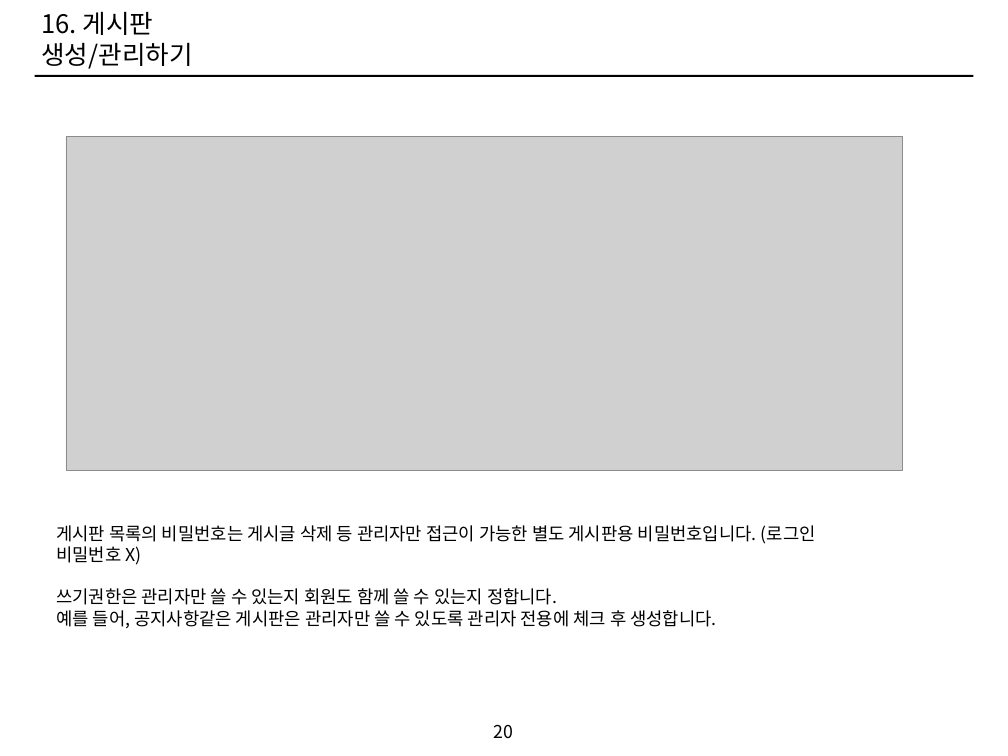
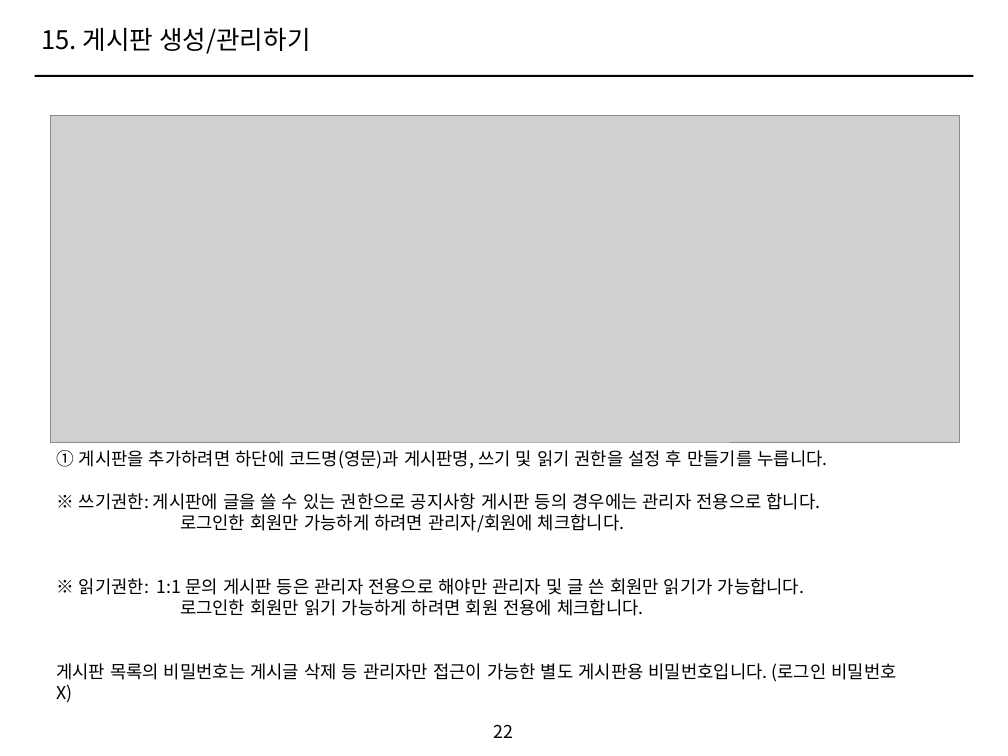
Before and after one commit to ethanjoh/SOHO-market, a slide deck: slide 22 of manual.pptx (slide 20 before the commit). Drawn at 1008x756 pixels with LibreOffice and Linux fonts; fonts in the diff are those of the drawing; grey boxes stand for pictures. Boxes give left, top, right and bottom in pixels: in the first picture for what was removed or moved away, otherwise in the second. Text is boxed around its words. In the diff, an @@ line names an element or a change of style, - is before the commit and + after.

Commit message:
상품 수정 및 매뉴얼 추가

```diff
--- a/manual.pptx
+++ b/manual.pptx
@@ text at (41,28,310,54): text changed @@
-16. 게시판 생성/관리하기
+15. 게시판 생성/관리하기
@@ picture: place and size @@
-picture at (66,137,903,470)
+picture at (50,116,959,442)
@@ text "① 게시판을 추가하려면 하단에 코드명(영문)과 ...": place and size @@
-text "① 게시판을 추가하려면 하단에 코드명(영문)과 ..." at (56,525,816,628)
+text "① 게시판을 추가하려면 하단에 코드명(영문)과 ..." at (56,450,897,703)
@@ text at (56,450,827,616): paragraphs added @@
+① 게시판을 추가하려면 하단에 코드명(영문)과 게시판명, 쓰기 및 읽기 권한을 설정 후 만들기를 누릅니다.
+※ 쓰기권한: 게시판에 글을 쓸 수 있는 권한으로 공지사항 게시판 등의 경우에는 관리자 전용으로 합니다.
+로그인한 회원만 가능하게 하려면 관리자/회원에 체크합니다.
+※ 읽기권한: 1:1 문의 게시판 등은 관리자 전용으로 해야만 관리자 및 글 쓴 회원만 읽기가 가능합니다.
+로그인한 회원만 읽기 가능하게 하려면 회원 전용에 체크합니다.
@@ text at (56,588,716,628): paragraphs removed @@
-쓰기권한은 관리자만 쓸 수 있는지 회원도 함께 쓸 수 있는지 정합니다.
-예를 들어, 공지사항같은 게시판은 관리자만 쓸 수 있도록 관리자 전용에 체크 후 생성합니다.
@@ page number at (494,724,514,738): text changed @@
-20
+22
```
Also in this commit, not shown: 18 other slides changed, 6 slides added, 2 slides removed, 5 other files.
